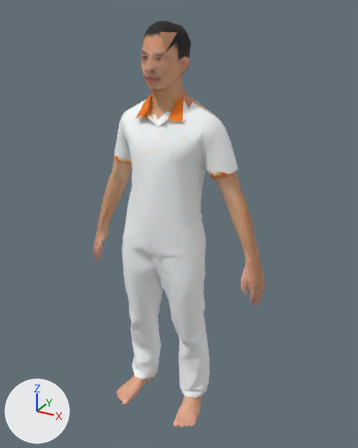
The glTF model assets/e4devgf.glb as it was, and as the next commit left it.
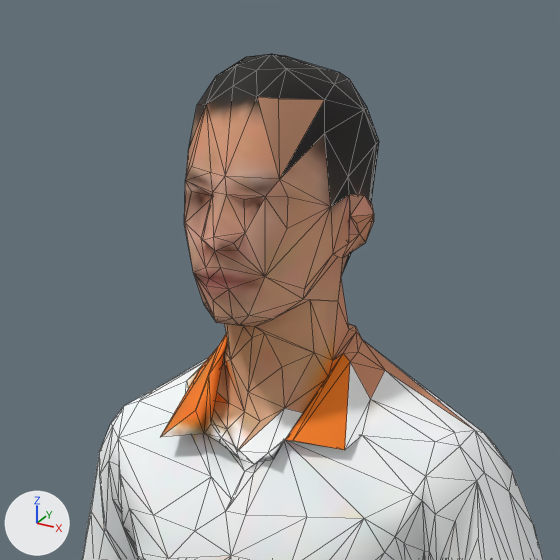
The first picture shows the older version from a 50 mm lens placed at (0.958, -1.629, 1.767), pointed at (0.033, 0.052, 0.926). The close-ups show the older and then the newer version on the part from 26% to 66% of the width and 1% to 34% of the height of that picture. Only the edits that show in the close-ups are written down. The lights are fixed; the arrows at lower left show +X, +Y and +Z. The close-ups show mesh edges as thin lines. Vertices at exactly the same position are counted once.
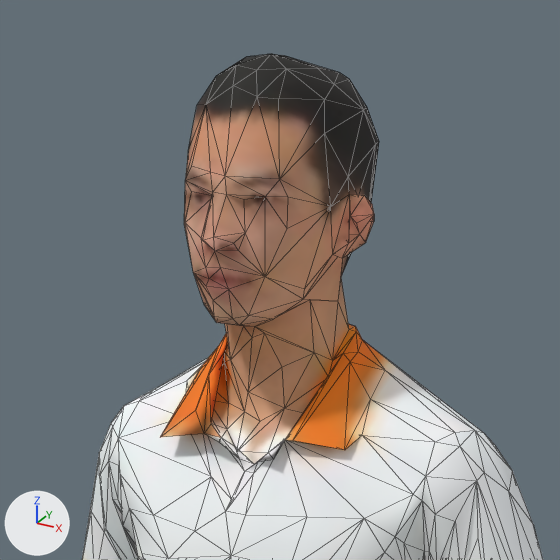
Location of each change, (x1, y1, x2, y2) in pixels of the close-ups (560 x 560 px; the box of a moved part takes in the faces that stretch with it):
'Mesh_0', surface changed: (82, 54, 528, 560) in both
part 1 of me_mesh_0, moved or reshaped: (184, 106, 213, 224) in both
part 2 of me_mesh_0, surface changed: (82, 94, 475, 560) in both

The change, as a list of edits to the scene's bpy script:
```text
Add img_repainted:
    img_repainted = load_image('repainted', '_unpacked/repainted', 256, 256, 'sRGB')
Change mat_material_0:
    mat_material_0.texture: img_texture_0 -> img_repainted
Change me_mesh_0:
    where me_mesh_0.from_pydata(...)  # 1299 vertices, 2594 faces; spans x -0.42..0.42, y -0.15..0.15, z 0.0..1.72
    used by ob_mesh_0; location = (0.0, 0.0, 0.0)
    me_mesh_0 part 1
    10 faces are deleted
    2 vertices move within x -0.05, y -0.07, z 1.61
    10 new faces join them
    me_mesh_0 part 2: 2579 kept faces spanning x -0.42..0.42, y -0.15..0.15, z 0.0..1.72 get new texture (UV) coordinates
```
